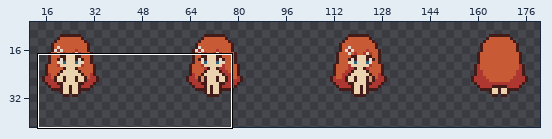
Pixel-art file: Aseprite/player.aseprite. Above, an overview of the earlier version with the close-up marked.
Close-up. First the earlier version:
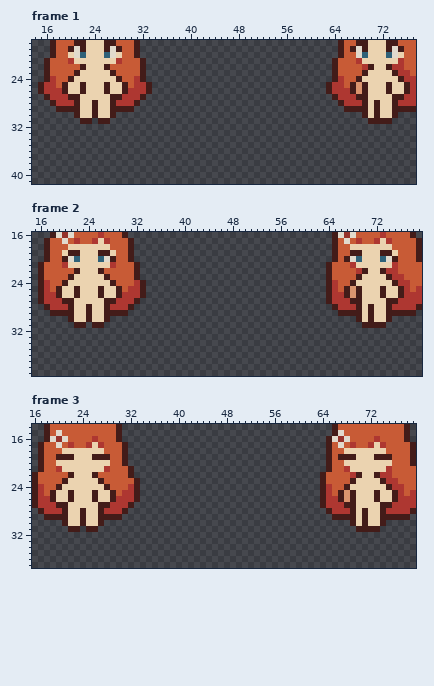
192x48 pixels, 58 frames. Shown: frame 1: x 14..77, y 18..41; frame 2: x 15..79, y 16..39; frame 3: x 16..79, y 14..37. The wide view leaves out empty margins. The commit also changed other frames or places, which this record leaves out.
After:
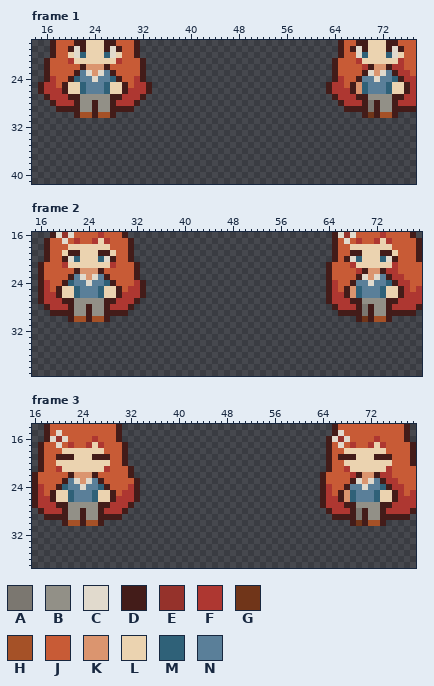
Palette (. is transparent): A #7b7770  B #929087  C #e1dacd  D #431c19  E #95322b  F #ae3731  G #703519  H #a55127  J #c85b36  K #db956f  L #ebd3b0  M #2f6178  N #5a7f99
Diff:
layer "动画/cloth" now shown
Frame 1, layers "动画/cloth", "动画/body":
y 22: x 23..25 LLL -> KKK; x 71..72 LL -> KK
y 23: x 22..26 LLLLL -> NCKCN; x 70..73 LLLL -> CKCN
y 24: x 21..27 LLLLLLL -> MNNCNNM; x 69..74 LLLLLL -> NNCNNM
y 25..26: x 22..26 DLLLD -> MNNNM; x 69..73 DLLLD -> MNNNM
y 27: x 22..26 LLLLL -> BBBBB; x 70..73 LLLL -> BBBB
y 28..29: x 22..23 LL -> BB; x 25..26 LL -> BB; x 70 L -> A; x 72..73 LL -> BB
y 30: x 22..23 LL -> HH; x 25..26 LL -> HH; x 70 L -> G; x 72..73 LL -> HH
y 31: x 22..23 DD -> ..; x 25..26 DD -> ..; x 70..73 DDDD -> ....
Frame 2, layers "动画/cloth", "动画/body": the same change as frame 1
Frame 3, layers "动画/cloth", "动画/body": the same change as frame 1
Changed places in both close-ups, as pixel boxes (x1, y1, x2, y2):
changed: (74, 64, 116, 124)
changed: (362, 64, 398, 124)
changed: (68, 268, 110, 328)
changed: (356, 268, 392, 328)
changed: (62, 472, 104, 532)
changed: (350, 472, 386, 532)
